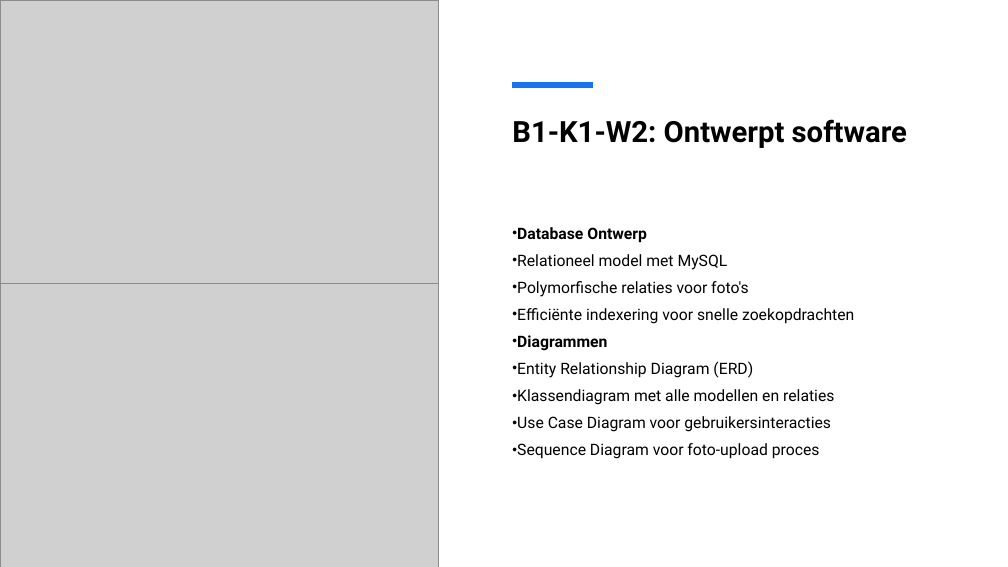
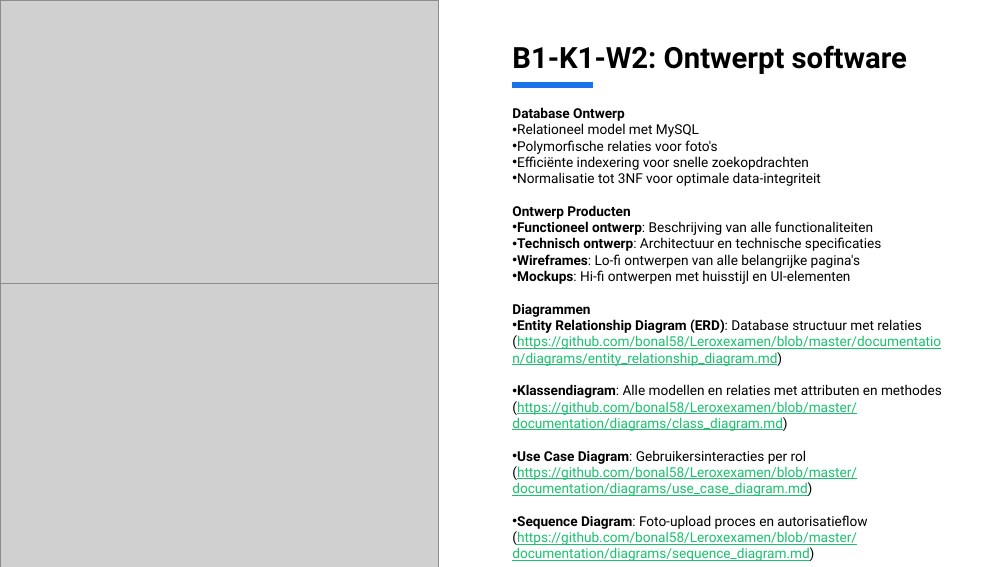
Before and after one commit to bonal58/Leroxexamen, a slide deck: slide 3 of documentation/presentatie examen berkay onal.pptx. Drawn at 1008x567 pixels with LibreOffice and Linux fonts; fonts in the diff are those of the drawing; grey boxes stand for pictures. Boxes give left, top, right and bottom in pixels: in the first picture for what was removed or moved away, otherwise in the second. Text is boxed around its words. In the diff, an @@ line names an element or a change of style, - is before the commit and + after.

```diff
--- a/documentation/presentatie examen berkay onal.pptx
+++ b/documentation/presentatie examen berkay onal.pptx
@@ title "B1-K1-W2: Ontwerpt software" moved from (x1=512, y1=119, x2=907, y2=148) to (x1=512, y1=45, x2=907, y2=74) @@
@@ text "Database Ontwerp" moved from (x1=517, y1=227, x2=854, y2=459) to (x1=512, y1=107, x2=942, y2=561) @@
@@ text at (x1=512, y1=107, x2=809, y2=317): size 15 to 12.9 pt in "Database Ontwerp", "Relationeel model met MySQL", "Polymorfische relaties voor foto's", "Efficiënte indexering voor snelle zoekopdrachten" and 1 more places; bullet • to none; line spacing 1.1 to 1; less space between paragraphs @@
@@ text at (x1=512, y1=172, x2=881, y2=284): paragraphs added @@
+• Normalisatie tot 3NF voor optimale data-integriteit
+Ontwerp Producten
+• Functioneel ontwerp: Beschrijving van alle functionaliteiten
+• Technisch ontwerp: Architectuur en technische specificaties
+• Wireframes: Lo-fi ontwerpen van alle belangrijke pagina's
+• Mockups: Hi-fi ontwerpen met huisstijl en UI-elementen
@@ text at (x1=512, y1=319, x2=942, y2=561): text changed; size 15 to 12.9 pt; text colour #000000 to #1AC16E @@
-• Entity Relationship Diagram (ERD)
-• Klassendiagram met alle modellen en relaties
-• Use Case Diagram voor gebruikersinteracties
-• Sequence Diagram voor foto-upload proces
+• Entity Relationship Diagram (ERD): Database structuur met relaties (https://github.com/bonal58/Leroxexamen/blob/master/documentation/diagrams/entity_relationship_diagram.md)
+• Klassendiagram: Alle modellen en relaties met attributen en methodes
+(https://github.com/bonal58/Leroxexamen/blob/master/documentation/diagrams/class_diagram.md)
+• Use Case Diagram: Gebruikersinteracties per rol
+(https://github.com/bonal58/Leroxexamen/blob/master/documentation/diagrams/use_case_diagram.md)
+• Sequence Diagram: Foto-upload proces en autorisatieflow
+(https://github.com/bonal58/Leroxexamen/blob/master/documentation/diagrams/sequence_diagram.md)
```
Also in this commit, not shown: 2 other slides changed, 4 other files.
